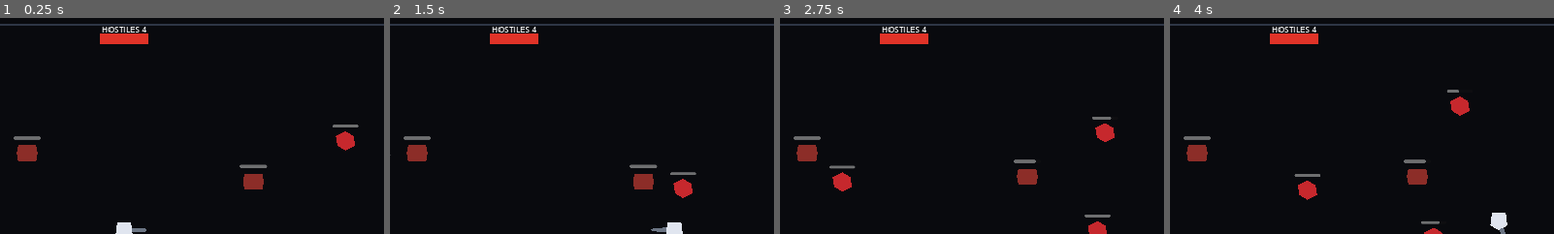
Above: before the commit, frames 1-4 (left to right).
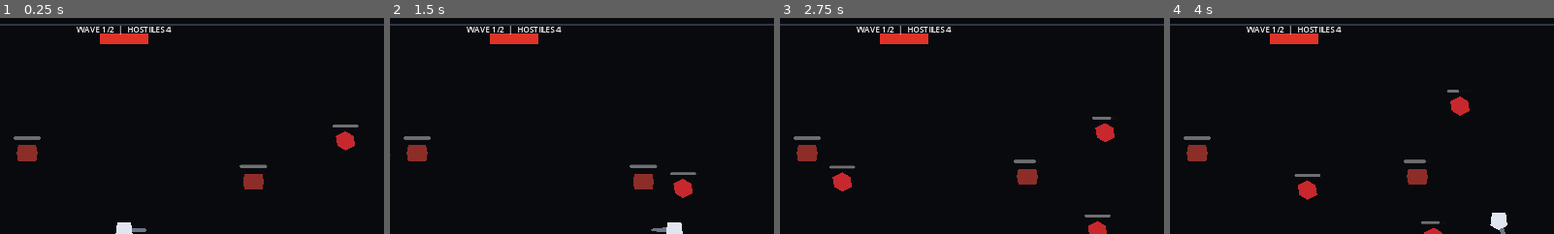
Above: after the commit, the same moments.

Repository: donly987647-max/Topdown-roguelite
Game: Godot game, scene res://scenes/main/Main.tscn
Same seed, same stepped clock (60 frames per second), same inputs: the game is played once before the commit and once after it.
Inputs (mouse positions are % of the whole screen's width and height, from its top left):
- Up to frame 1 (0.25 s): no input
- Up to frame 2 (1.5 s): move the mouse to (73, 45) at 0.52 s; hold D (move_right) 0.53-1.25 s; tap Space (dash) at 0.6 s; click (73, 45) at 0.67 s; drag from (30, 55) to (73, 38) at 1.27 s
- Up to frame 3 (2.75 s): move the mouse to (61, 28) at 2.02 s; hold D (move_right) from 2.03 s (still down); tap Space (dash) at 2.1 s; click (61, 28) at 2.17 s
- Up to frame 4 (4 s): release D (move_right) at 2.75 s; drag from (45, 70) to (77, 28) at 2.77 s; move the mouse to (81, 65) at 3.52 s; hold A (move_left) from 3.53 s (still down); tap Space (dash) at 3.6 s; click (81, 65) at 3.67 s
The pictures show only the part of the screen within x 34-84%, y 1-51%; the shares and areas given below are measured in that part.

The runs differ from the first frame. In frame 1, 0.5% of the frame differs, in the area x 19-45%, y 3-8%; in frame 2, 0.5%; in frame 3, 0.5%; in frame 4, 0.5%.

Commit message:
Expose wave and reward state in combat HUD

Diff:
--- a/scripts/main/main.gd
+++ b/scripts/main/main.gd
@@ -9,13 +9,17 @@
 @onready var status_label: Label = $HUD/Status
 @onready var room_label: Label = $HUD/RoomState
 
+var _base_status := "WASD Move | Mouse Aim/Fire | R Reload | Space Dash"
+
 func _ready() -> void:
 	print("LAST MAGAZINE: M1 combat lab booted")
 	weapon.ammo_changed.connect(_on_ammo_changed)
 	weapon.reload_started.connect(_on_reload_started)
 	weapon.reload_finished.connect(_on_reload_finished)
 	combat_room.room_started.connect(_on_room_started)
+	combat_room.wave_changed.connect(_on_wave_changed)
 	combat_room.room_cleared.connect(_on_room_cleared)
+	combat_room.reward_spawned.connect(_on_reward_spawned)
 	_on_ammo_changed(weapon.ammo, weapon.magazine_capacity)
 	reload_bar.visible = false
 
@@ -34,11 +38,23 @@
 	status_label.text = "RELOADING"
 
 func _on_reload_finished() -> void:
-	status_label.text = "WASD Move | Mouse Aim/Fire | R Reload | Space Dash"
+	status_label.text = _base_status
 
 func _on_room_started(enemy_count: int) -> void:
-	room_label.text = "HOSTILES %d" % enemy_count
+	room_label.text = "WAVE 1/2  |  HOSTILES %d" % enemy_count
+
+func _on_wave_changed(current_wave: int, total_waves: int, enemy_count: int) -> void:
+	room_label.text = "WAVE %d/%d  |  HOSTILES %d" % [current_wave, total_waves, enemy_count]
+	if current_wave > 1:
+		status_label.text = "INCOMING — RANGED HOSTILES"
 
 func _on_room_cleared() -> void:
 	room_label.text = "ROOM CLEAR"
-	status_label.text = "ROOM CLEAR — M1 combat loop checkpoint reached"
+	status_label.text = "ROOM CLEAR — collect the salvage reward"
+
+func _on_reward_spawned(reward: Node) -> void:
+	if reward.has_signal("collected"):
+		reward.collected.connect(_on_reward_collected)
+
+func _on_reward_collected() -> void:
+	status_label.text = "SALVAGE COLLECTED — combat room loop complete"
